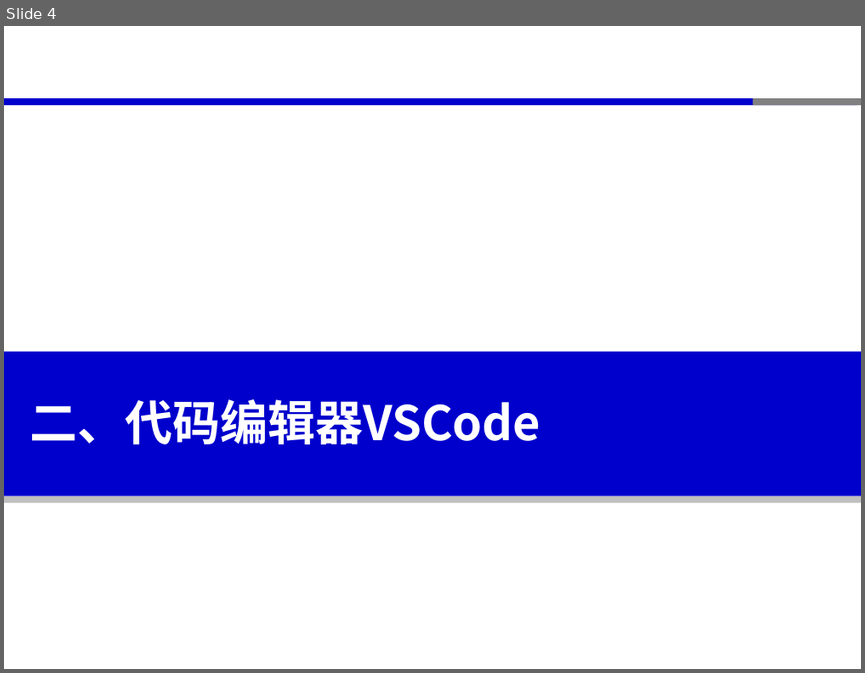
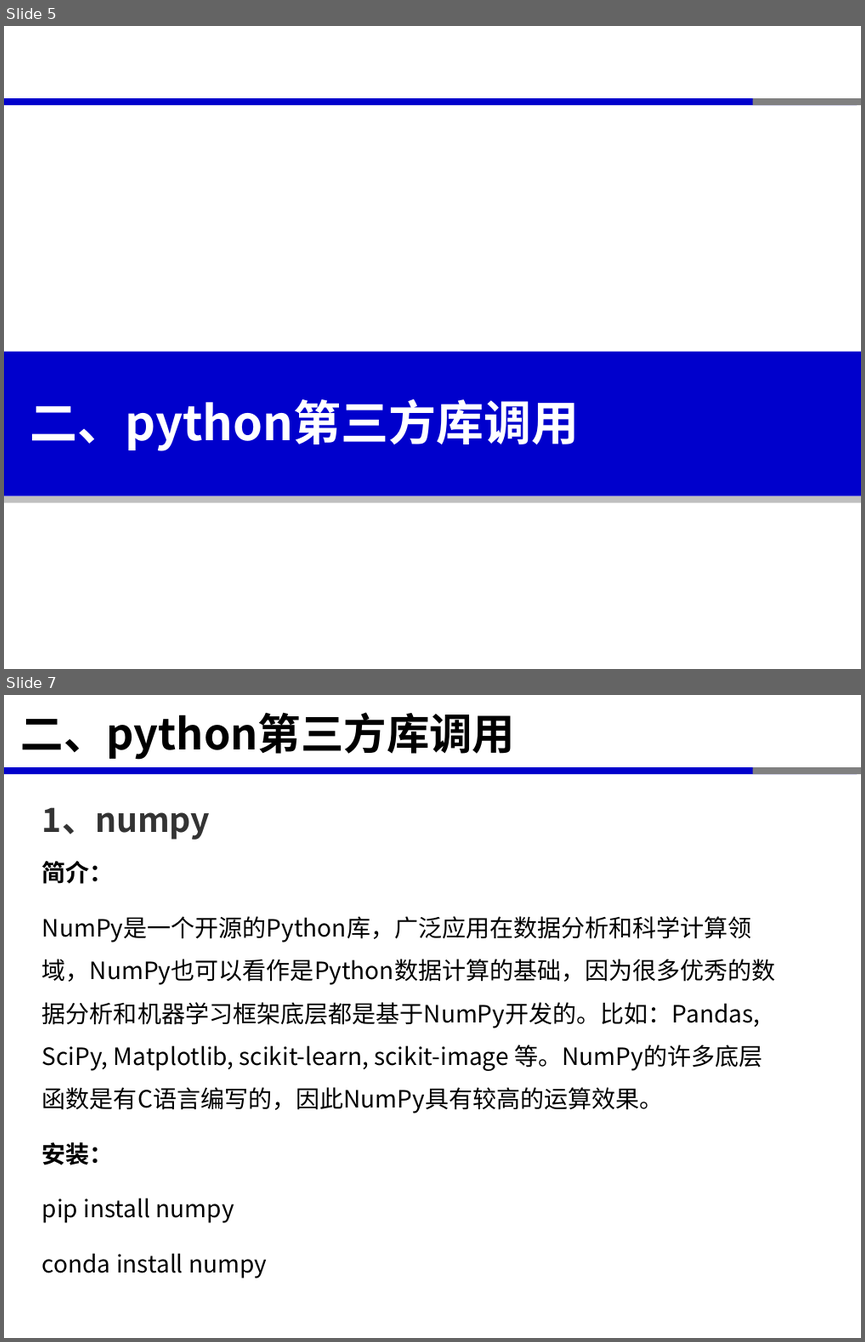
Before and after one commit to xinluo2018/spatial-data-course, a slide deck: 第二章-Python程序设计基础-8学时/第3节-python库调用-2课时.pptx. Shown one above the other, each under a label of ours: slide 4 before the commit, slides 5 and 7 after it; the slides between them are not shown. The pictures are 865x673 and 865x1342 pixels, drawn with LibreOffice and Linux fonts; fonts in the diff are those of the drawing. Boxes give left, top, right and bottom in pixels: in the first picture for what was removed or moved away, otherwise in the second. Text is boxed around its words. In the diff, an @@ line names an element or a change of style, - is before the commit and + after.

```diff
--- a/第二章-Python程序设计基础-8学时/第3节-python库调用-2课时.pptx
+++ b/第二章-Python程序设计基础-8学时/第3节-python库调用-2课时.pptx
@@ slide 7 added at <box>4,695,861,1338</box>, background #FFFFFF; not listed: 3 template elements that a slide beside it also shows @@
@@ title added at <box>21,712,516,760</box>, 36 pt, text #000000, bold @@
+二、python第三方库调用
@@ text added at <box>42,807,210,839</box>, 28 pt, text #333333, bold @@
+1、numpy
@@ text added at <box>42,861,776,1278</box>, 20 pt, text #000000 @@
+简介：
+NumPy是一个开源的Python库，广泛应用在数据分析和科学计算领域，NumPy也可以看作是Python数据计算的基础，因为很多优秀的数据分析和机器学习框架底层都是基于NumPy开发的。比如：Pandas, SciPy, Matplotlib, scikit-learn, scikit-image 等。NumPy的许多底层函数是有C语言编写的，因此NumPy具有较高的运算效果。
+安装：
+pip install numpy
+conda install numpy
@@ what was slide 4 is now slide 5 @@
@@ slide 5 changed as well @@
@@ text at <box>30,398,579,451</box>: text changed @@
-二、代码编辑器VSCode
+二、python第三方库调用
```
Also in this commit, not shown: 4 other slides changed, 7 other slides added, 3 slides removed, 12 other files.
